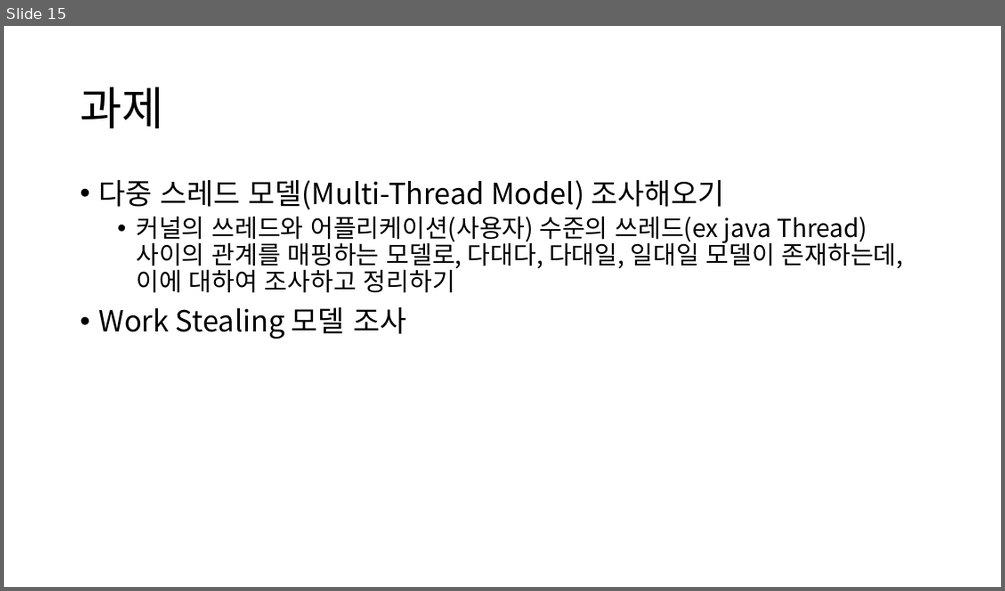
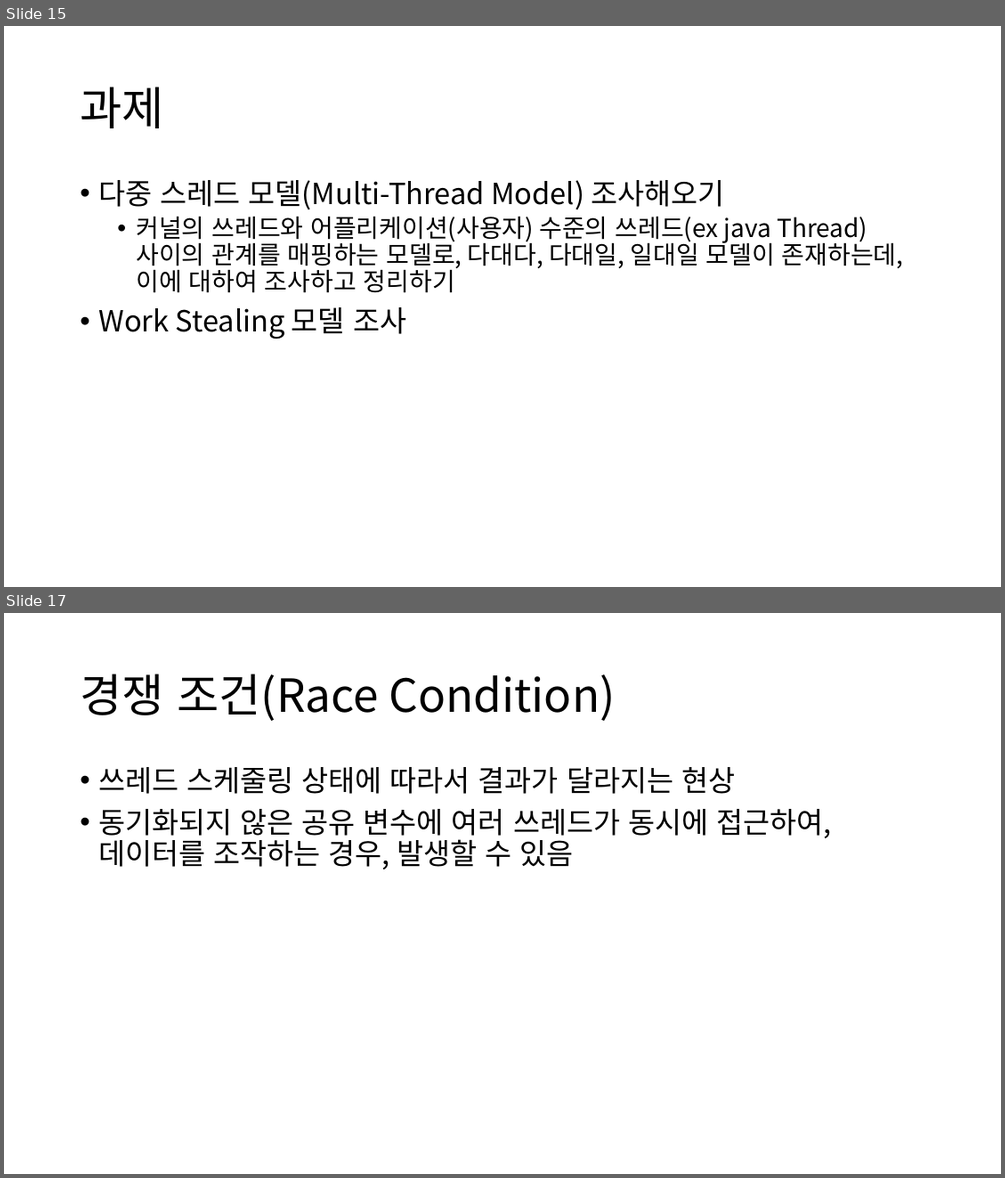
Before and after one commit to Baskervir/simcoding_jm, a slide deck: hy/수업자료/6주차 멀티쓰레딩/Multi Threading.pptx. Shown one above the other, each under a label of ours: slide 15 before the commit, slides 15 and 17 after it; the slides between them are not shown. The pictures are 1005x591 and 1005x1178 pixels, drawn with LibreOffice and Linux fonts; fonts in the diff are those of the drawing. Boxes give left, top, right and bottom in pixels: in the first picture for what was removed or moved away, otherwise in the second. Text is boxed around its words. In the diff, an @@ line names an element or a change of style, - is before the commit and + after.

```diff
--- a/hy/수업자료/6주차 멀티쓰레딩/Multi Threading.pptx
+++ b/hy/수업자료/6주차 멀티쓰레딩/Multi Threading.pptx
@@ slide 17 added at bbox=[4, 613, 1001, 1174], background #FFFFFF @@
@@ title added at bbox=[80, 674, 615, 721], 44 pt, text #000000 @@
+경쟁 조건(Race Condition)
@@ text added at bbox=[98, 767, 831, 869], 28 pt, text #000000 @@
+• 쓰레드 스케줄링 상태에 따라서 결과가 달라지는 현상
+• 동기화되지 않은 공유 변수에 여러 쓰레드가 동시에 접근하여, 데이터를 조작하는 경우, 발생할 수 있음
```
Also in this commit, not shown: 5 other slides added, 1 slide removed, 3 other files.
